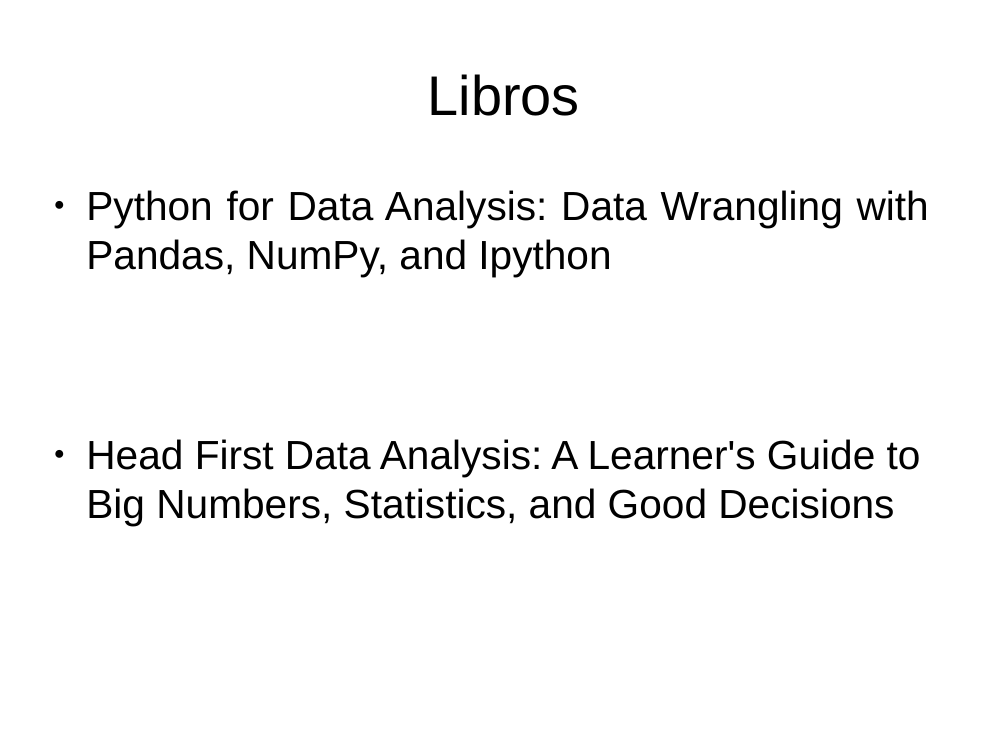
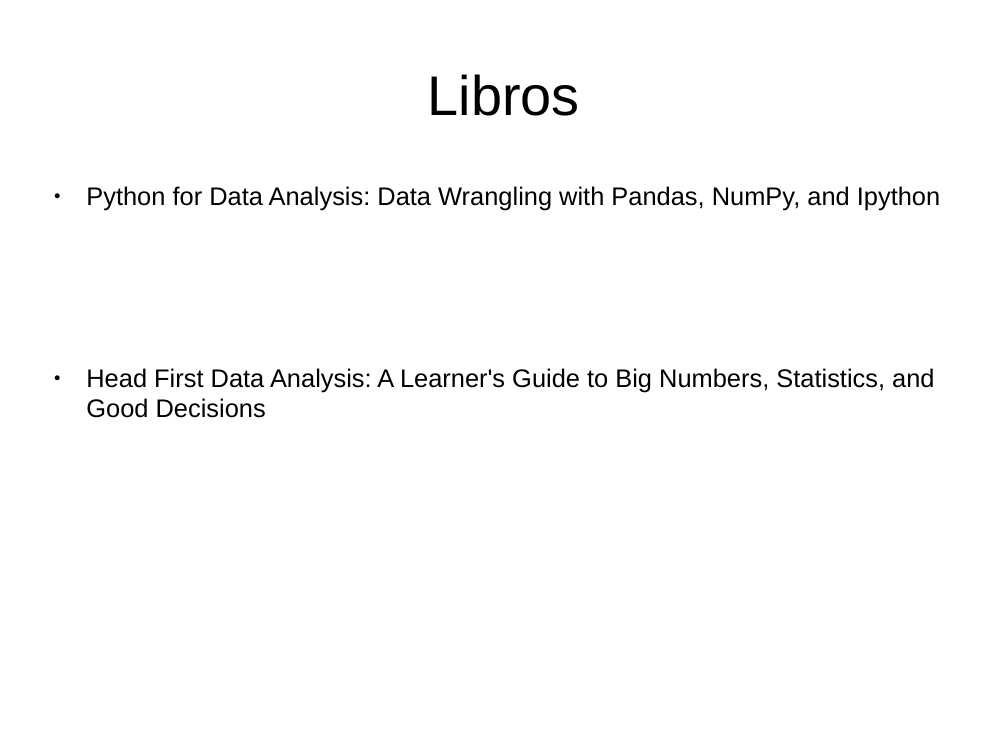
Before and after one commit to renatolrr/OpenDayOslRecycler2014, a slide deck: slide 11 of 2º_OpenDataDay_Granada_2014.odp. Drawn at 1008x756 pixels with LibreOffice and Linux fonts; fonts in the diff are those of the drawing. Boxes give left, top, right and bottom in pixels: in the first picture for what was removed or moved away, otherwise in the second. Text is boxed around its words. In the diff, an @@ line names an element or a change of style, - is before the commit and + after.

```diff
--- a/2º_OpenDataDay_Granada_2014.odp
+++ b/2º_OpenDataDay_Granada_2014.odp
@@ text "Python for Data Analysis: Data ..." at (x1=86, y1=186, x2=940, y2=418): size 32 to 20 pt @@
```
Also in this commit, not shown: 6 other slides changed.
